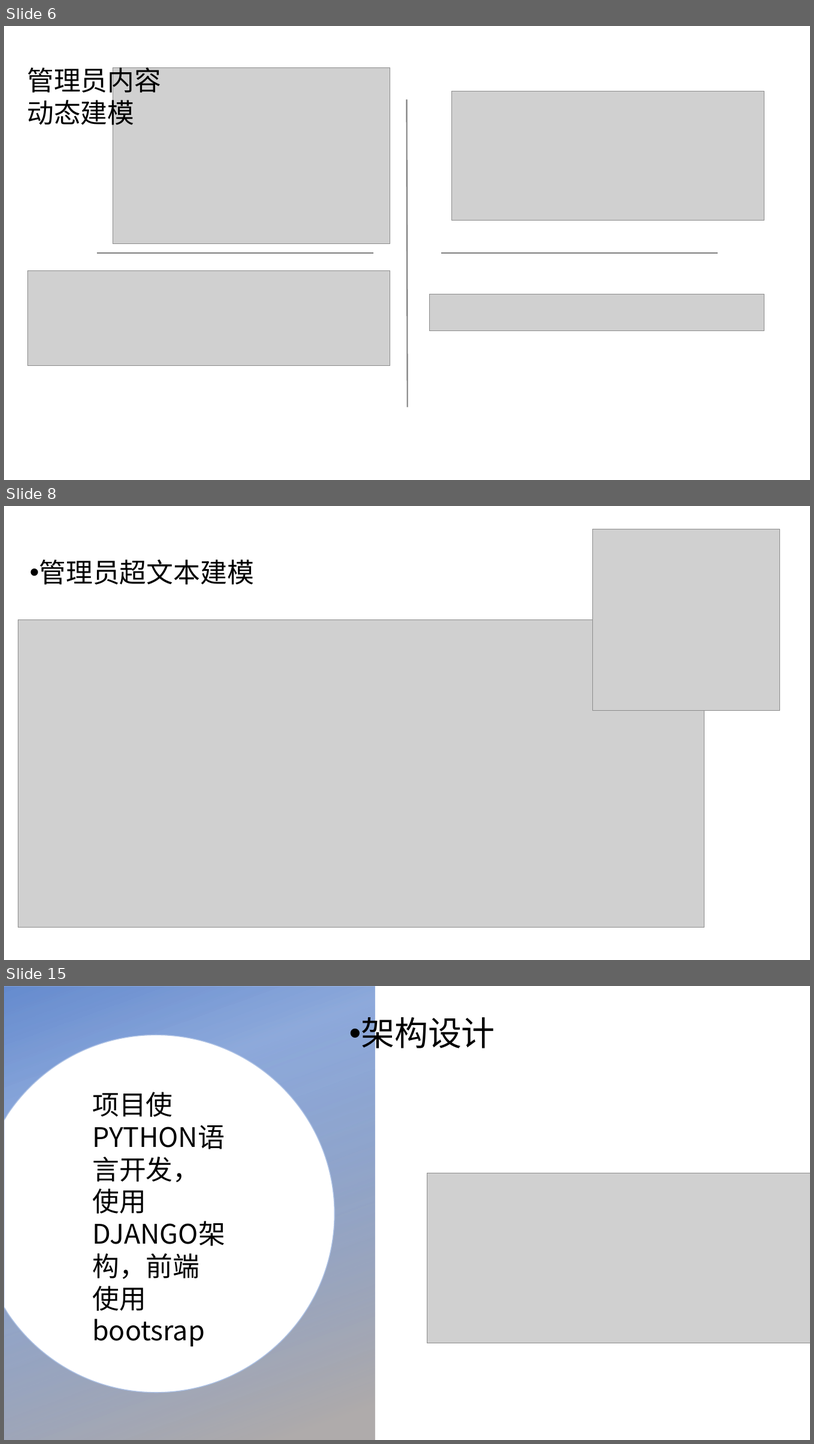
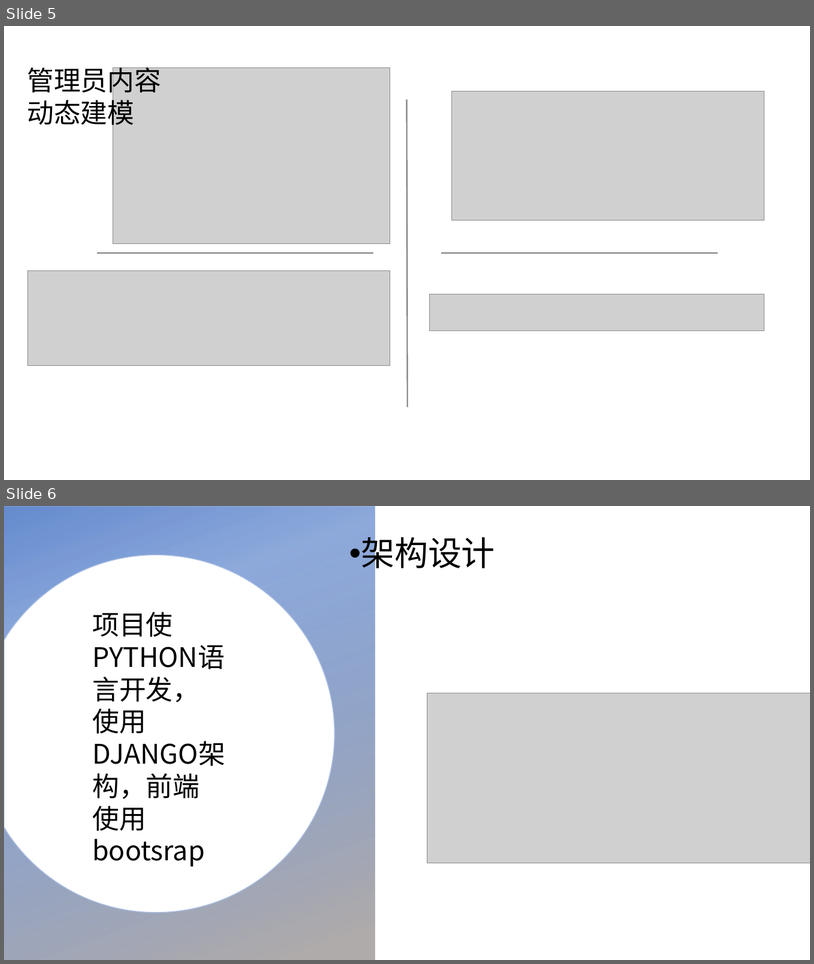
Before and after one commit to hua8631/XDU_WEB_2021_Project_014, a slide deck: 演示ppt.pptx. Shown one above the other, each under a label of ours: slides 6, 8 and 15 before the commit, slides 5 and 6 after it; the slides between them are not shown. The pictures are 814x1444 and 814x964 pixels, drawn with LibreOffice and Linux fonts; fonts in the diff are those of the drawing; grey boxes stand for pictures; background and template pictures are left out. Boxes give left, top, right and bottom in pixels: in the first picture for what was removed or moved away, otherwise in the second. Text is boxed around its words. In the diff, an @@ line names an element or a change of style, - is before the commit and + after.

```diff
--- a/演示ppt.pptx
+++ b/演示ppt.pptx
@@ slide 8 removed at (x1=4, y1=506, x2=810, y2=960), background #FFFFFF @@
@@ picture removed at (x1=593, y1=529, x2=781, y2=711) @@
@@ text removed at (x1=39, y1=559, x2=255, y2=585) @@
-• 管理员超文本建模
@@ picture removed at (x1=18, y1=620, x2=705, y2=927) @@
@@ what was slide 6 is now slide 5 @@
@@ what was slide 15 is now slide 6 @@
```
Also in this commit, not shown: 4 slides added, 9 other slides removed, 4 other files.
